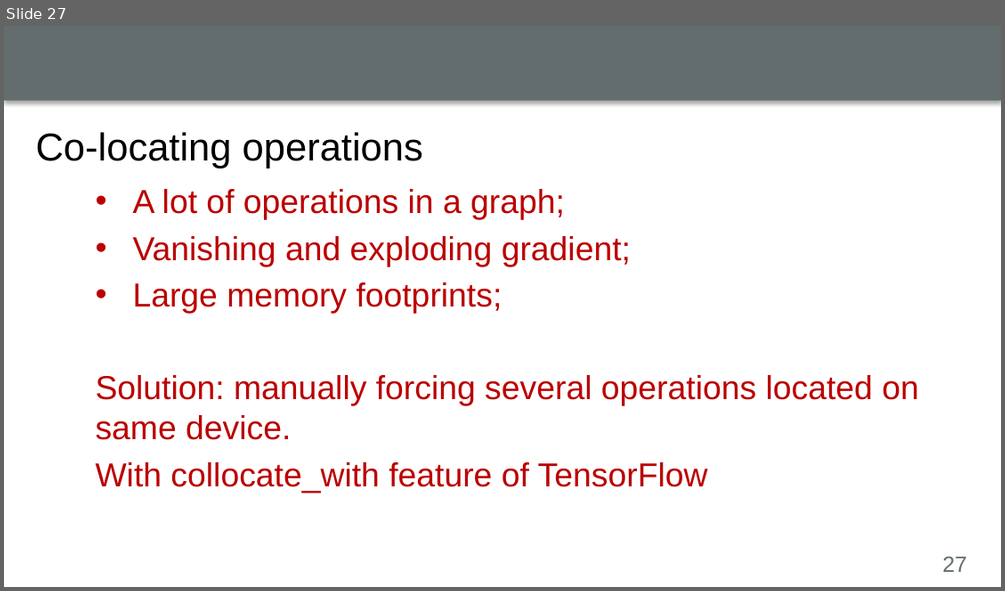
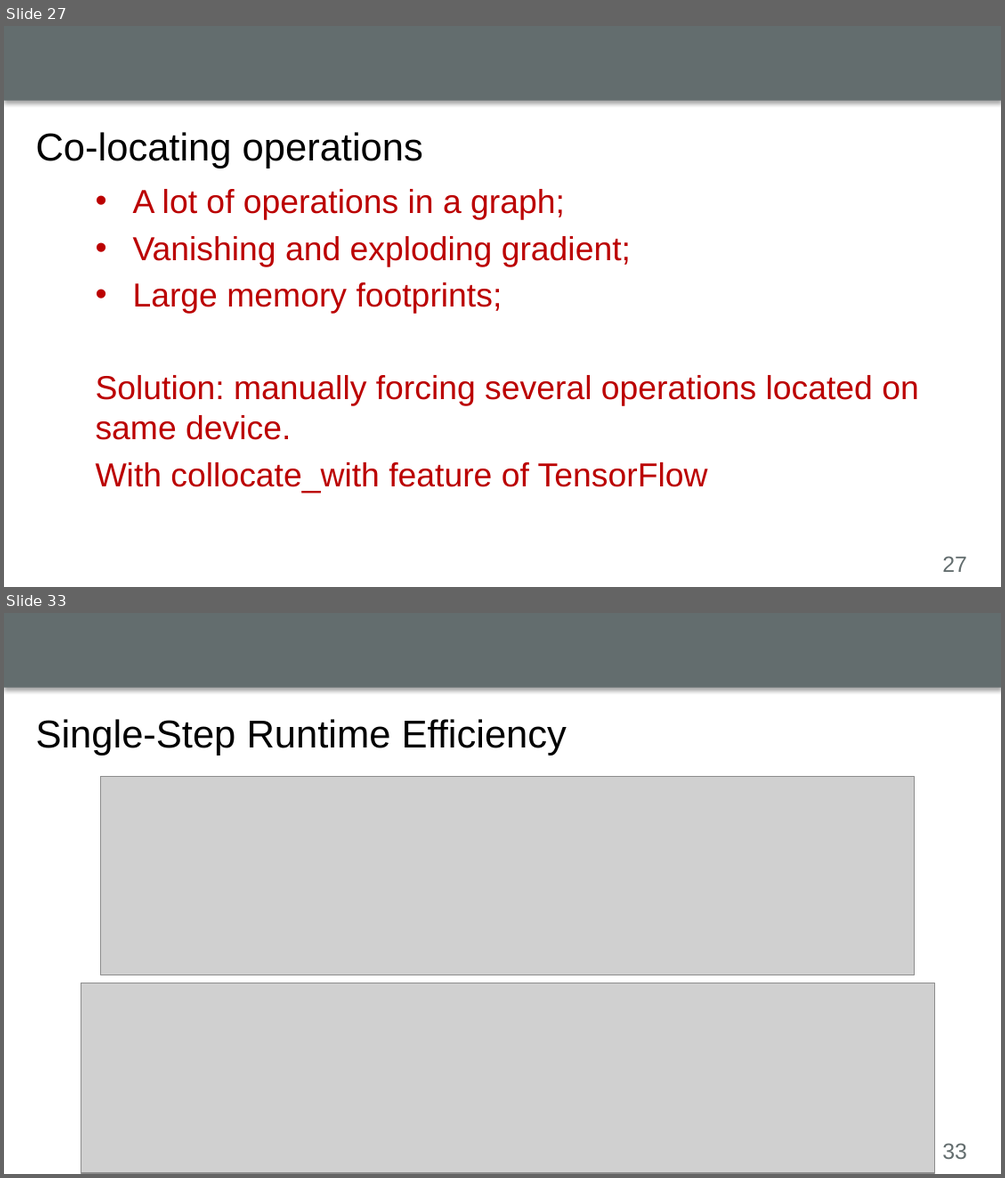
Before and after one commit to luyuliu/CSE-5194, a slide deck: presentation/presentation.pptx. Shown one above the other, each under a label of ours: slide 27 before the commit, slides 27 and 33 after it; the slides between them are not shown. The pictures are 1005x591 and 1005x1178 pixels, drawn with LibreOffice and Linux fonts; fonts in the diff are those of the drawing; grey boxes stand for pictures; background and template pictures are left out. Boxes give left, top, right and bottom in pixels: in the first picture for what was removed or moved away, otherwise in the second. Text is boxed around its words. In the diff, an @@ line names an element or a change of style, - is before the commit and + after.

```diff
--- a/presentation/presentation.pptx
+++ b/presentation/presentation.pptx
@@ slide 33 added at box(4, 613, 1001, 1174), background #FFFFFF; not listed: 2 template elements that a slide beside it also shows @@
@@ title added at box(36, 719, 566, 755), 28 pt, text #000000 @@
+Single-Step Runtime Efficiency
@@ picture added at box(101, 777, 914, 975) @@
@@ picture added at box(81, 983, 934, 1173) @@
```
Also in this commit, not shown: 1 slide changed, 27 other slides added, 1 slide removed.
